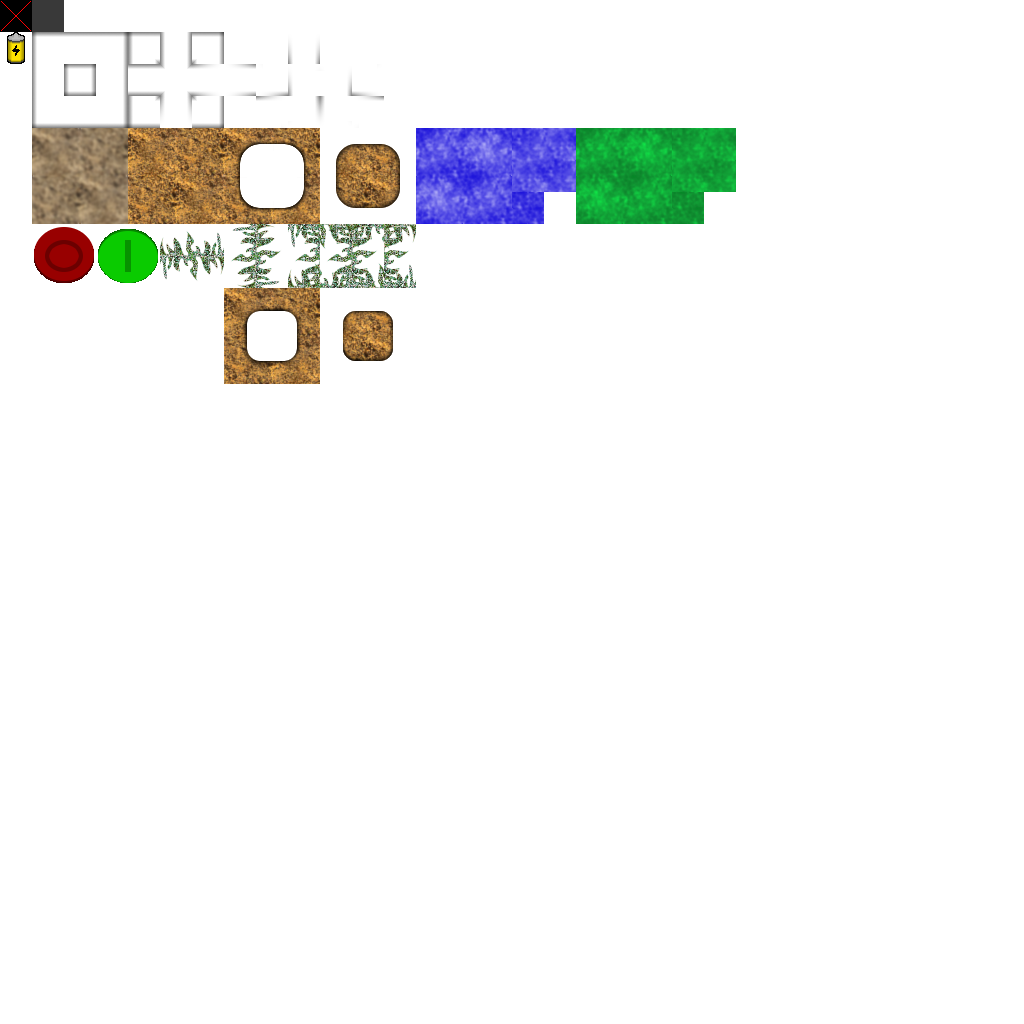
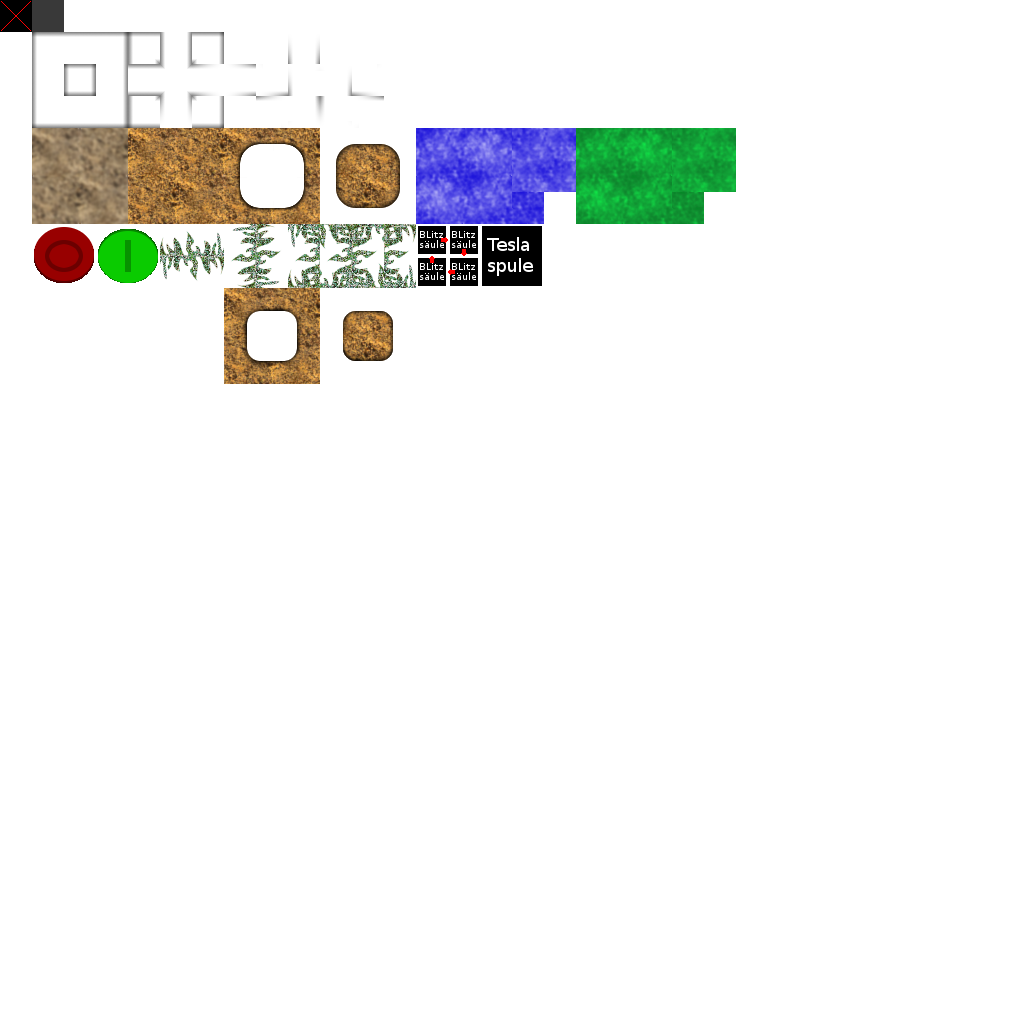
The second 1024px x 1024px image is a revision of the first. Changes to its layers:
painted on "Eingefügte Ebene-Kopie #1" over [7, 32, 542, 286]
